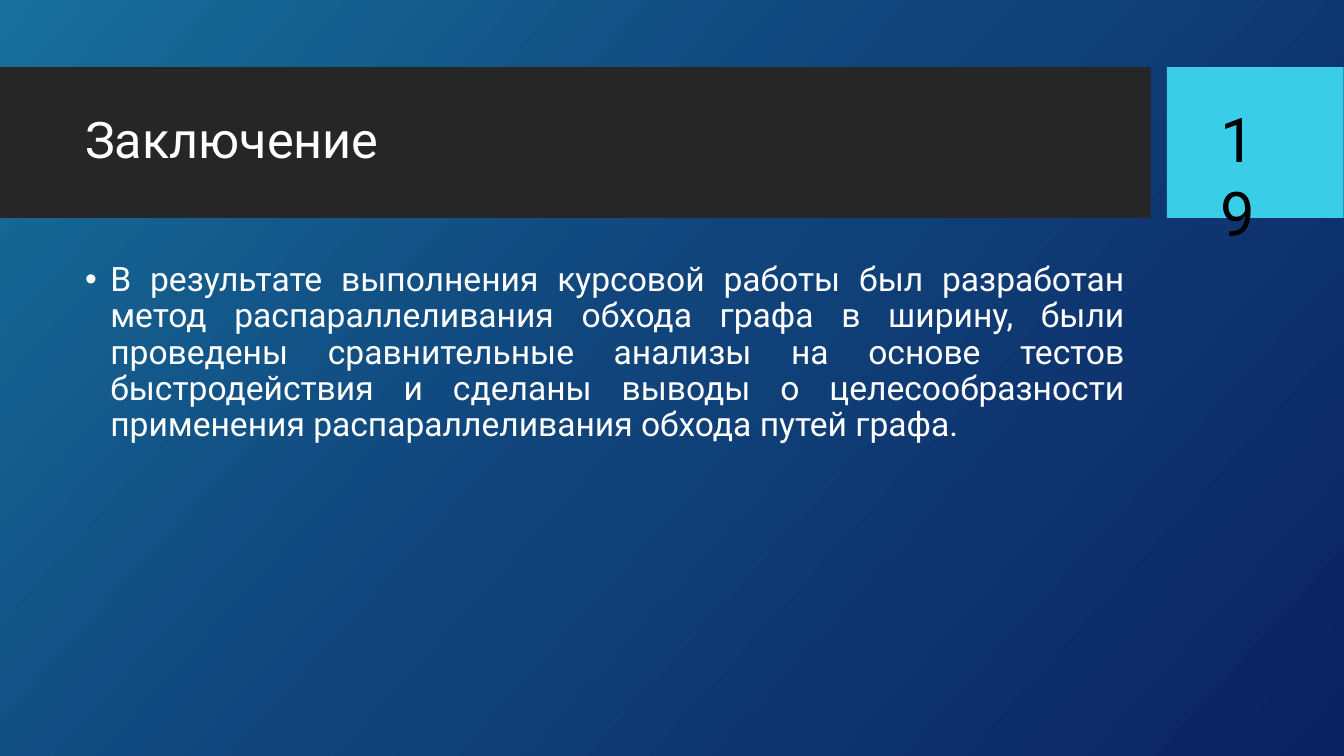
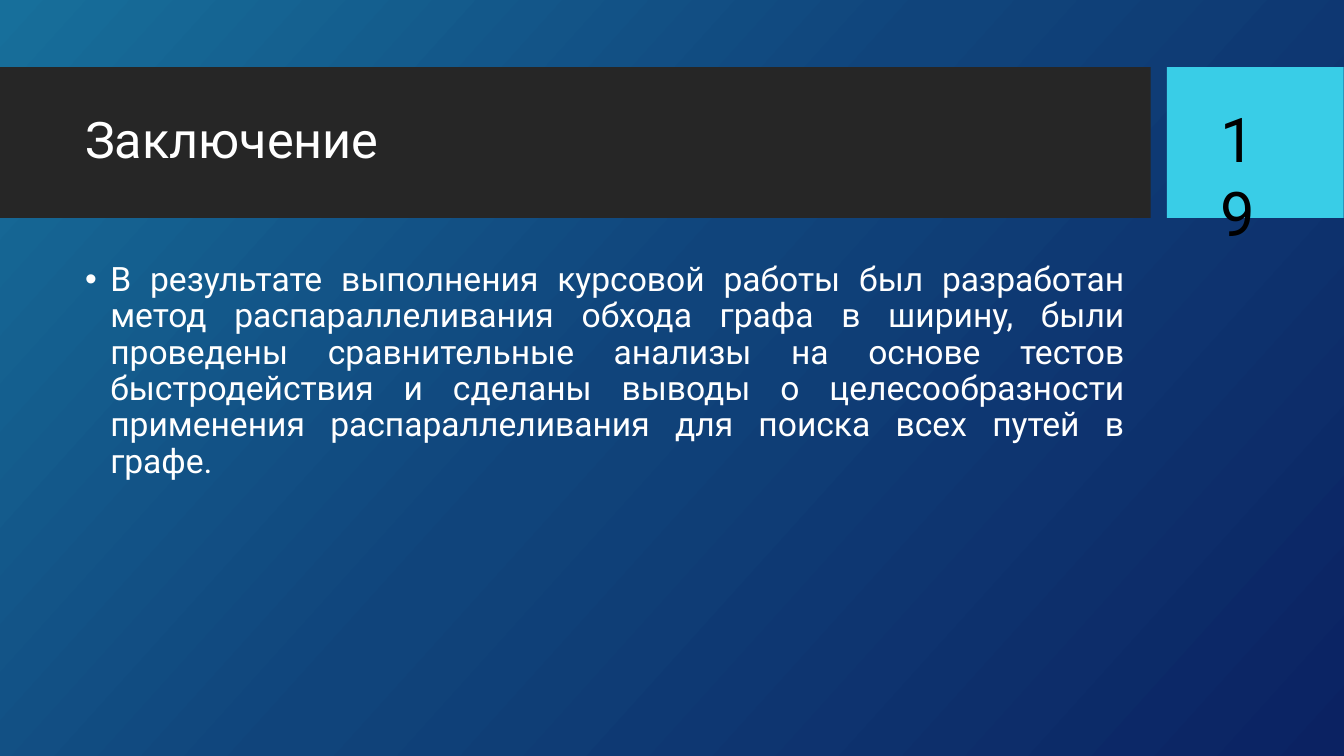
Before and after one commit to samarsky-canary/BFSparallel, a slide deck: slide 20 of publicity/KP_bfs_pres.pptx. Drawn at 1344x756 pixels with LibreOffice and Linux fonts; fonts in the diff are those of the drawing; background and template pictures are left out. Boxes give left, top, right and bottom in pixels: in the first picture for what was removed or moved away, otherwise in the second. Text is boxed around its words. In the diff, an @@ line names an element or a change of style, - is before the commit and + after.

```diff
--- a/publicity/KP_bfs_pres.pptx
+++ b/publicity/KP_bfs_pres.pptx
@@ text at (110,265,1124,480): text changed @@
-• В результате выполнения курсовой работы был разработан метод распараллеливания обхода графа в ширину, были проведены сравнительные анализы на основе тестов быстродействия и сделаны выводы о целесообразности применения распараллеливания обхода путей графа.
+• В результате выполнения курсовой работы был разработан метод распараллеливания обхода графа в ширину, были проведены сравнительные анализы на основе тестов быстродействия и сделаны выводы о целесообразности применения распараллеливания для поиска всех путей в графе.
```
Also in this commit, not shown: 3 other slides changed, 1 other file.
